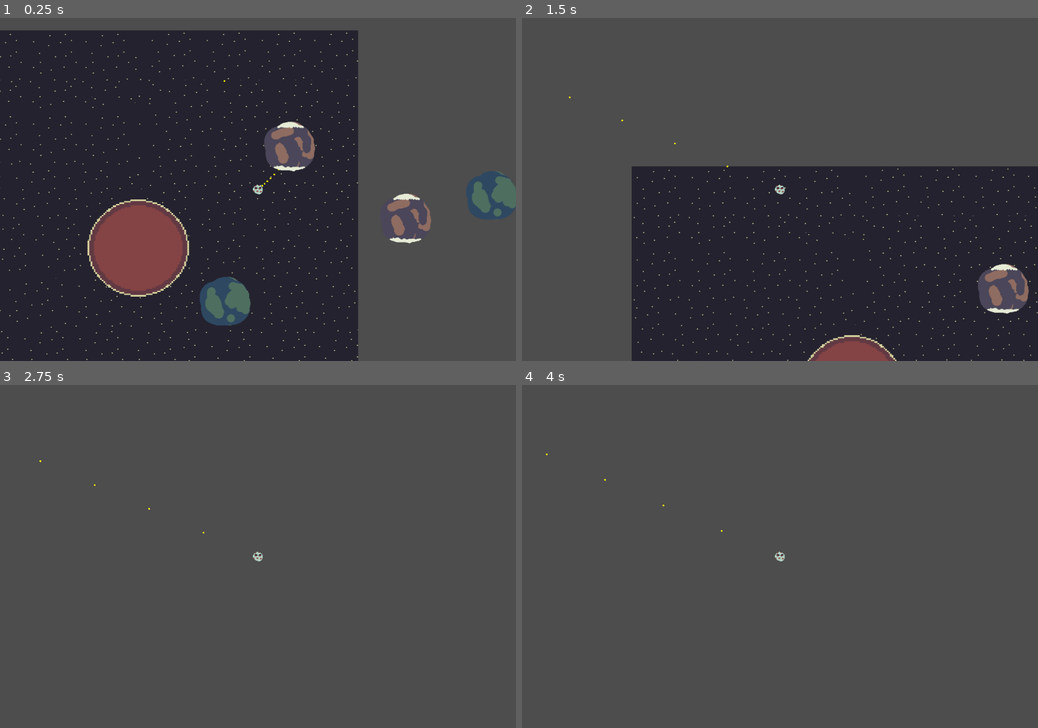
Above: before the commit, frames 1-4 (two rows, left to right).
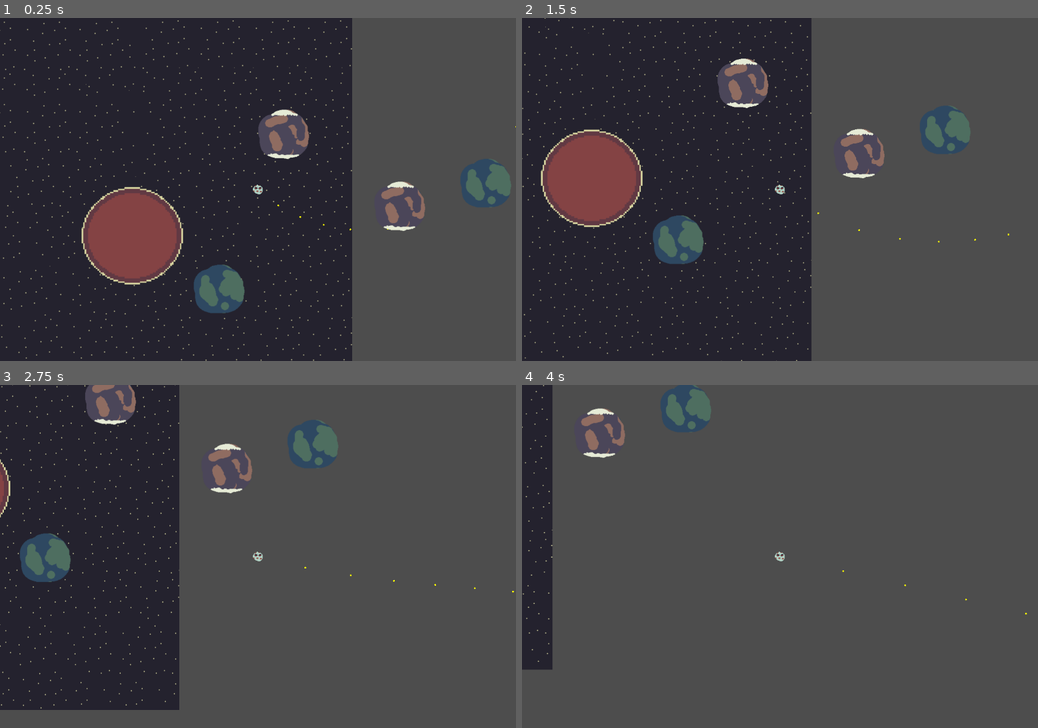
Above: after the commit, the same moments.

Repository: emilnorsker/roided_asteroid
Game: Godot game, scene res://solar_system.tscn
Same seed, same stepped clock (60 frames per second), same inputs: the game is played once before the commit and once after it.
Inputs:
- Up to frame 1 (0.25 s): no input
- Up to frame 2 (1.5 s): hold Space (space) 0.53-1.28 s; tap Space (space) at 1.35 s
- Up to frame 3 (2.75 s): hold Space (space) from 2.03 s (still down)
- Up to frame 4 (4 s): release Space (space) at 2.78 s; tap Space (space) at 2.85 s; hold Space (space) from 3.53 s (still down)

The runs differ from the first frame. In frame 1, 11% of the frame differs, in the area x 0-100%, y 0-100%; in frame 2, 62%; in frame 3, 33%; in frame 4, 6.4%.

Commit message:
try fix gravity

Diff:
--- a/player.gd
+++ b/player.gd
@@ -7,8 +7,8 @@
 const BOOST_IMPULSE: float = 50.0
 const GRAV_SCALE: float = 2.0	# global tuning knob
 
-const PRED_TIME: float = 3.0
-const PRED_STEPS: int = 30
+const PRED_TIME: float = 30.0
+const PRED_STEPS: int = 60
 
 # --- Runtime state ----------------------------------------------------------
 var planets: Array = []		# injected by solar_system.gd
@@ -19,8 +19,19 @@
 	if ev.is_action_pressed("space") and lin_vel.length() > 0.0:
 		lin_vel += lin_vel.normalized() * BOOST_IMPULSE
 
+func _ready():
+	Input.set_mouse_mode(Input.MOUSE_MODE_HIDDEN) # immersive
+	# give the player an initial circular-orbit velocity around the sun (origin)
+	var r_vec: Vector2 = global_position
+	var r: float = r_vec.length()
+	if r > 0.0:
+		var tangential: Vector2 = Vector2(-r_vec.y, r_vec.x).normalized()
+		lin_vel = tangential * sqrt(5.0e4 / r) * 10
+
 func _physics_process(dt: float) -> void:
 	lin_vel += _gravity_accel_at(global_position) * dt
+	# Clamp velocity components to ±1000 to avoid extreme speeds
+	lin_vel = lin_vel.clamp(Vector2(-500, -500), Vector2(500, 500))
 	global_position += lin_vel * dt
 
 	if show_debug_path:
@@ -43,8 +54,32 @@
 	var sim_vel: Vector2 = lin_vel
 	var dt: float = PRED_TIME / PRED_STEPS
 
+	# clone planet states
+	var sim_plan_pos: Array = []
+	var sim_plan_vel: Array = []
+	for p in planets:
+		sim_plan_pos.append(p.global_position)
+		sim_plan_vel.append(p.vel)
+
 	var dot_r: float = 2.0
-	for i in range(PRED_STEPS):
-		sim_vel += _gravity_accel_at(sim_pos) * dt
+	for step in range(PRED_STEPS):
+		# compute gravity at current simulated player pos using sim planet positions
+		var g: Vector2 = Vector2.ZERO
+		for idx in range(sim_plan_pos.size()):
+			var to_p: Vector2 = sim_plan_pos[idx] - sim_pos
+			var dist_sq: float = max(1.0, to_p.length_squared())
+			g += to_p.normalized() * (planets[idx].gravity / dist_sq) * GRAV_SCALE
+		# sun (index 0) already included if grav param set
+
+		sim_vel += g * dt
 		sim_pos += sim_vel * dt
 		draw_circle(to_local(sim_pos), dot_r, Color.YELLOW)
+
+		# advance simulated planets (central sun gravity only)
+		for idx in range(sim_plan_pos.size()):
+			# acceleration toward origin for each planet
+			var r: Vector2 = sim_plan_pos[idx]
+			var dist_sq_p: float = max(1.0, r.length_squared())
+			var acc_p: Vector2 = -5.0e4 * r / pow(dist_sq_p, 1.5)
+			sim_plan_vel[idx] += acc_p * dt
+			sim_plan_pos[idx] += sim_plan_vel[idx] * dt
--- a/solar_system.gd
+++ b/solar_system.gd
@@ -34,7 +34,7 @@
 	var pos_y = 1 if randf() > 0.5 else -1
 	planet.global_position = Vector2(radius * pos_x, radius* randf() * pos_y)
 
-	var speed: float = 25_0000
+	var speed = 0.0
 	if radius > 0.0:
 		speed = sqrt(MU_SUN / radius)
 	planet.vel = Vector2(0, speed)  # tangent +Y
Not shown, changed: assets/asteroid.png.import
Not shown, changed: assets/satelite_1.png.import
Not shown, changed: assets/sun.png.import
Not shown: 1 places in solar_system.tscn that only renumber resources
